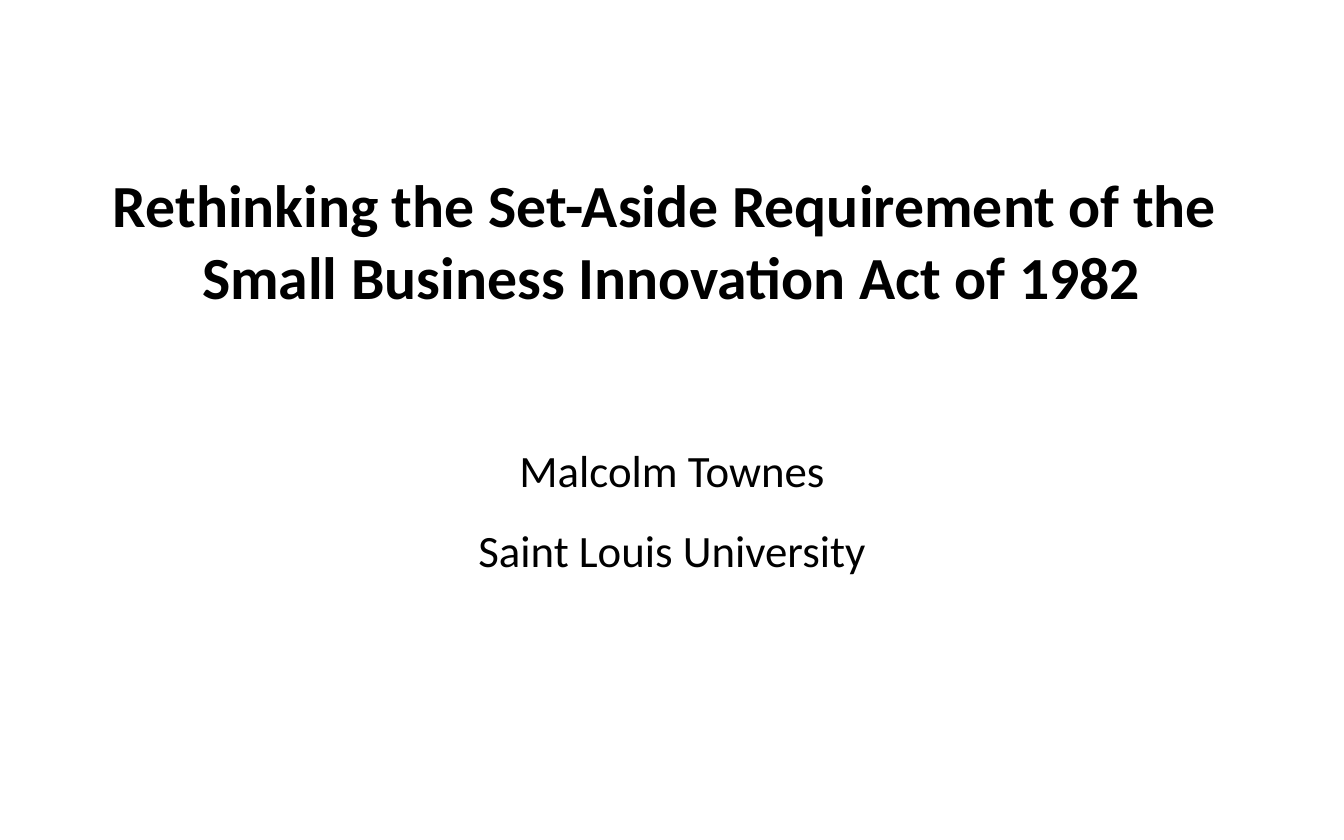
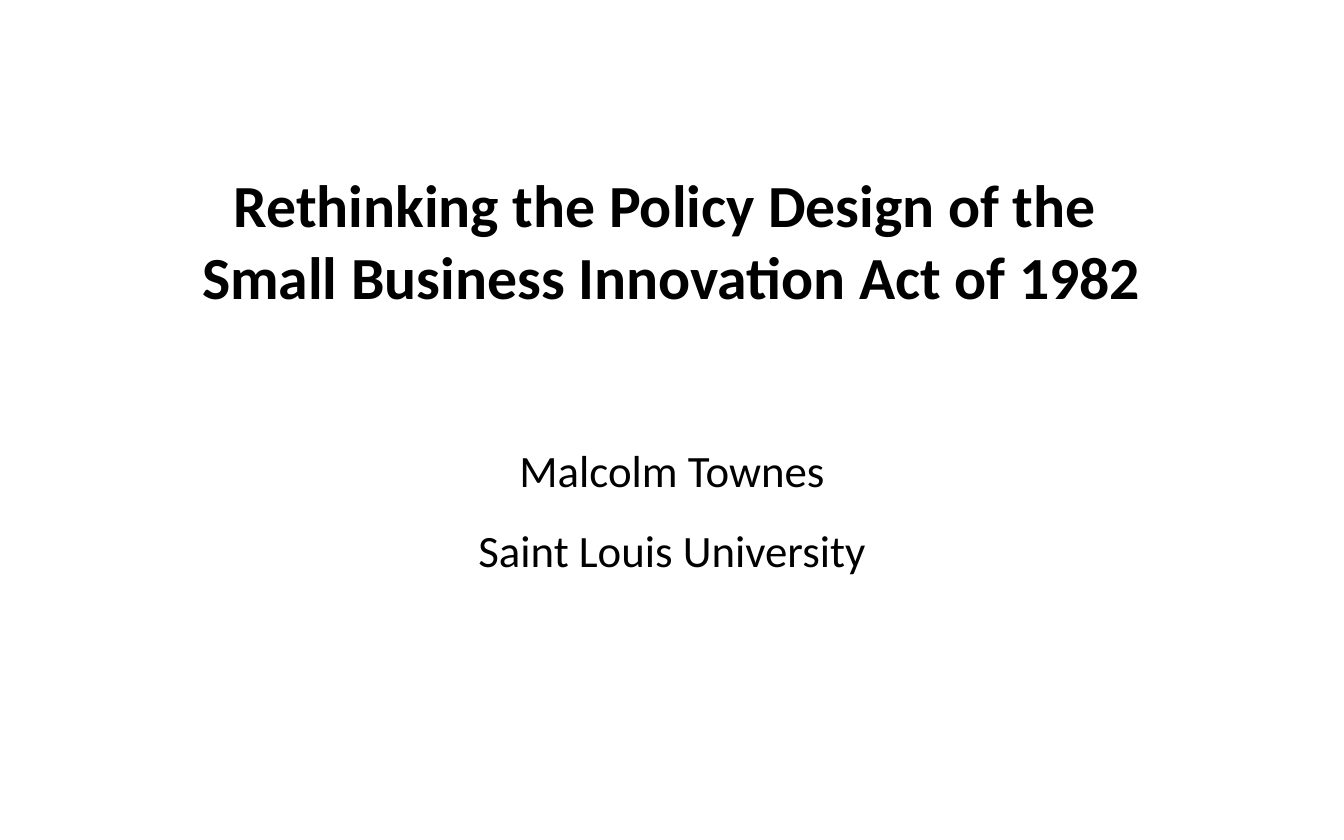
Before and after one commit to SLU-Courses-Townes/POLS6310, a slide deck: slide 1 of FinalProject/Docs/Townes_POLS6310_2019_Spring_FinalProject_Presentation_v00.pptx. Drawn at 1344x840 pixels with LibreOffice and Linux fonts; fonts in the diff are those of the drawing. Boxes give left, top, right and bottom in pixels: in the first picture for what was removed or moved away, otherwise in the second. Text is boxed around its words. In the diff, an @@ line names an element or a change of style, - is before the commit and + after.

```diff
--- a/FinalProject/Docs/Townes_POLS6310_2019_Spring_FinalProject_Presentation_v00.pptx
+++ b/FinalProject/Docs/Townes_POLS6310_2019_Spring_FinalProject_Presentation_v00.pptx
@@ text at (202,185,1140,300): text changed @@
-Rethinking the Set-Aside Requirement of the
-Small Business Innovation Act of 1982
+Rethinking the Policy Design of the
+Small Business Innovation Act of 1982
```
Also in this commit, not shown: 2 other files.
